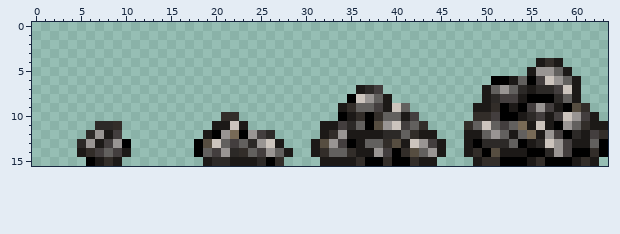
Pixel-art sprite -- content/Entities/Resources/Ores/resource.iron.ore.png. Above is the file before it was changed.
The file is 64x16 pixels. Colours within 5 levels of each other are drawn and written as one.
New version:
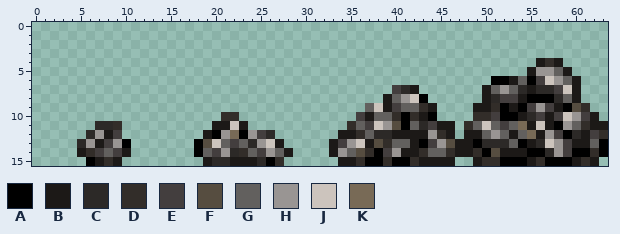
Palette (. is transparent): A #000000  B #1c1917  C #2c2927  D #322d29  E #433e3e  F #564d40  G #62605e  H #999593  J #ccc4bd  K #786a56
The edit:
The edit adds colour A in row 8 at x 43; in row 10 at x 44.
Colour B gives way to colour A in row 10 at x 41.
Colour E gives way to colour A in row 11 at x 41.
Colour H gives way to colour A in row 13 at x 43; in row 14 at x 38.
The edit adds colour B in row 7 at x 42; in row 9 at x 44; in row 10 at x 43; in row 11 at x 45 to 46; in row 12 at x 46; in rows 13 to 14 at x 47.
The edit adds colour B in row 15 at x 45 to 46.
Colour A gives way to colour B in row 10 at x 37.
Colour C gives way to colour B in row 12 at x 40.
Colour D gives way to colour B in row 12 at x 42; in row 14 at x 41.
Colour F gives way to colour B in row 14 at x 42.
Colour G gives way to colour B in row 12 at x 41; in row 13 at x 37; in row 14 at x 33.
Colour H gives way to colour B in row 12 at x 34; in row 13 at x 33.
Colour J gives way to colour B in row 13 at x 42.
The edit adds colour C in row 7 at x 41.
Colour B gives way to colour C in row 12 at x 38.
Colour D gives way to colour C in row 11 at x 43.
The edit adds colour D in row 9 at x 43; in row 12 at x 45; in row 14 at x 46.
Colour B gives way to colour D in row 12 at x 36; in row 14 at x 37.
Colour C gives way to colour D in row 11 at x 35.
Colour E gives way to colour D in row 10 at x 42.
Colour G gives way to colour D in row 10 at x 40; in row 14 at x 43.
The edit adds colour E in row 7 at x 40; in row 11 at x 44.
Colour A gives way to colour E in row 11 at x 37.
Colour D gives way to colour E in row 10 at x 36.
Colour J gives way to colour E in row 9 at x 40.
The edit adds colour F in row 13 at x 46.
Colour B gives way to colour F in row 14 at x 36.
Colour G gives way to colour F in row 13 at x 38.
Colour J gives way to colour F in row 11 at x 40.
The edit adds colour G in row 8 at x 40; in row 9 at x 42.
Colour B gives way to colour G in row 12 at x 37; in row 13 at x 41; in row 14 at x 45.
Colour D gives way to colour G in row 10 at x 38; in row 14 at x 35.
Colour F gives way to colour G in row 13 at x 40.
Colour H gives way to colour G in row 14 at x 44.
The edit adds colour H in row 8 at x 41.
Colour A gives way to colour H in row 13 at x 35; in row 14 at x 40.
Colour B gives way to colour H in row 12 at x 44; in row 13 at x 45.
Colour G gives way to colour H in row 14 at x 34.
The edit adds colour J in row 8 at x 42.
Colour B gives way to colour J in row 13 at x 36.
Colour E gives way to colour J in row 9 at x 38.
Colour F gives way to colour J in row 11 at x 38.
Colour A is gone in row 8 at x 35; in row 10 at x 34.
Colour B is gone in row 7 at x 36; in row 9 at x 34; in row 10 at x 35; in row 11 at x 32 to 33; in row 12 at x 32; in rows 13 to 14 at x 31.
Colour B is gone in row 15 at x 32 to 33.
Colour C is gone in row 7 at x 37.
Colour D is gone in row 9 at x 35; in row 12 at x 33; in row 14 at x 32.
Colour E is gone in row 7 at x 38; in row 11 at x 34.
Colour F is gone in row 13 at x 32.
Colour G is gone in row 8 at x 38; in row 9 at x 36.
Colour H is gone in row 8 at x 37.
Colour J is gone in row 8 at x 36.
Changed places in both pictures, as pixel boxes (x1, y1, x2, y2):
changed: (311, 85, 464, 166)
